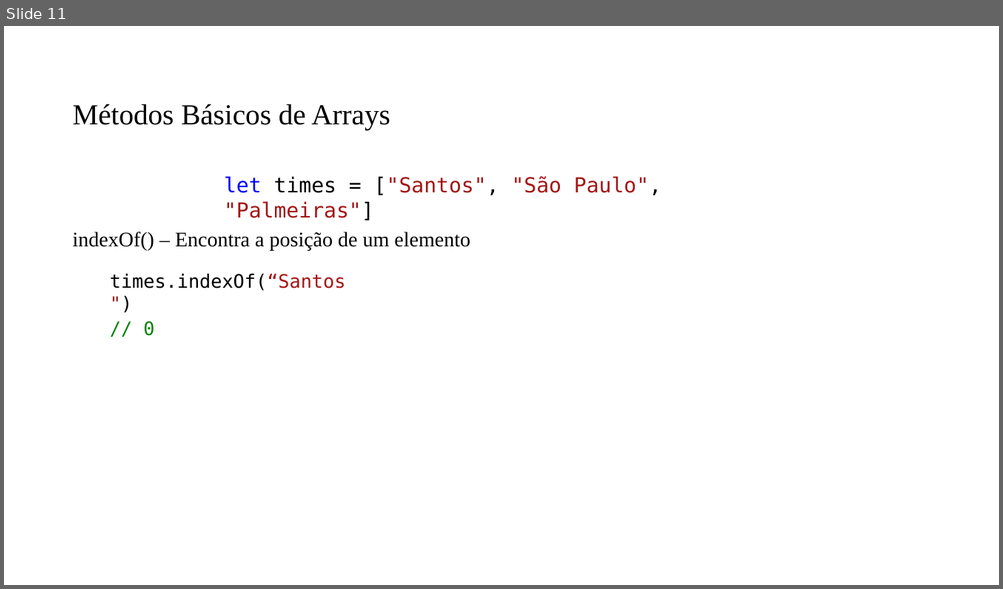
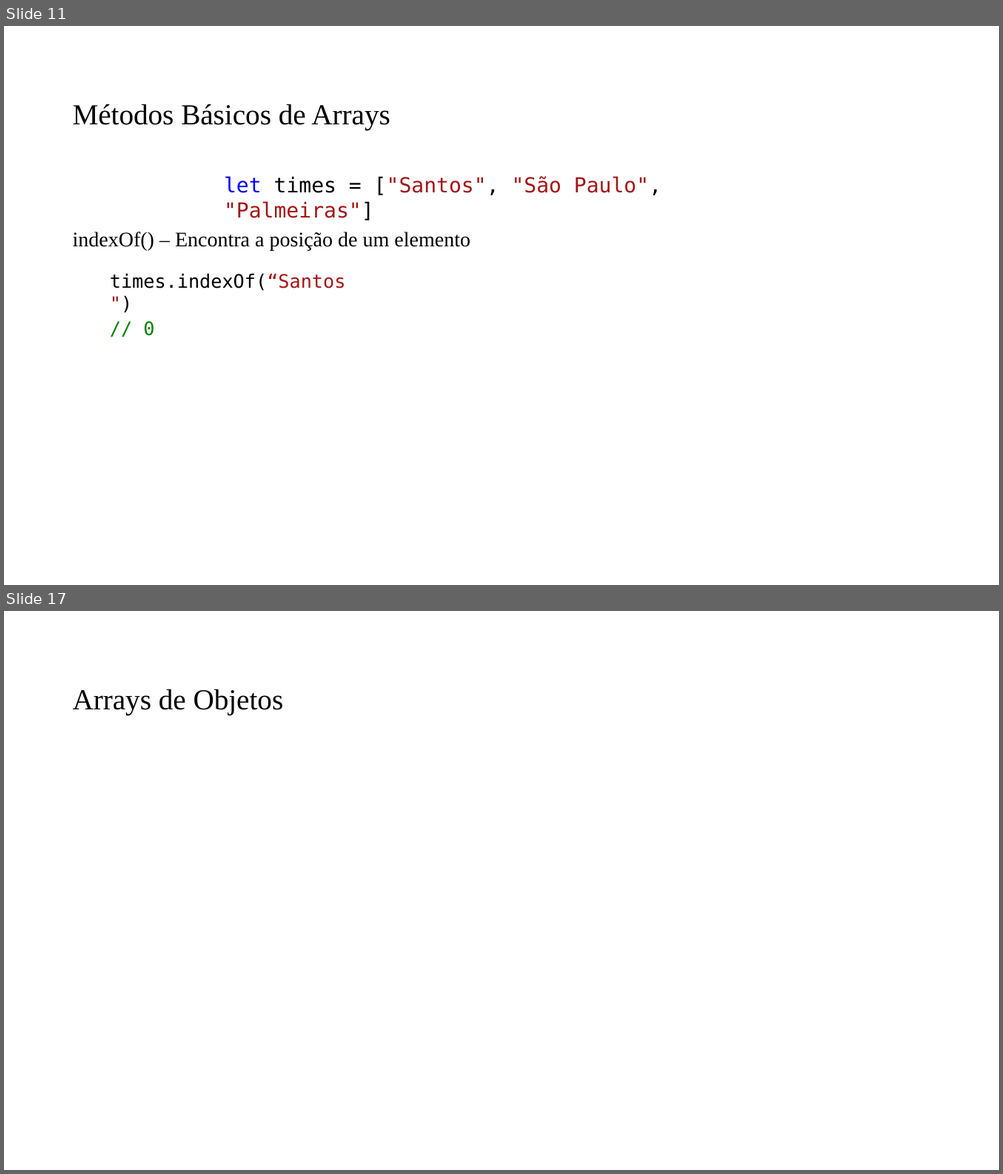
Before and after one commit to PedroMiho/UMC, a slide deck: Lógica e Programação/Módulo 02 - JavaScript/Aula 15 - Arrays e Objetos/Array e Objetos.pptx. Shown one above the other, each under a label of ours: slide 11 before the commit, slides 11 and 17 after it; the slides between them are not shown. The pictures are 1003x589 and 1003x1174 pixels, drawn with LibreOffice and Linux fonts; fonts in the diff are those of the drawing; background and template pictures are left out. Boxes give left, top, right and bottom in pixels: in the first picture for what was removed or moved away, otherwise in the second. Text is boxed around its words. In the diff, an @@ line names an element or a change of style, - is before the commit and + after.

```diff
--- a/Lógica e Programação/Módulo 02 - JavaScript/Aula 15 - Arrays e Objetos/Array e Objetos.pptx
+++ b/Lógica e Programação/Módulo 02 - JavaScript/Aula 15 - Arrays e Objetos/Array e Objetos.pptx
@@ slide 17 added at [4,611,999,1170], background #FFFFFF @@
@@ title added at [73,689,284,715], 28 pt, text #000000 @@
+Arrays de Objetos
```
Also in this commit, not shown: 3 slides changed, 7 other slides added, 3 other files.
